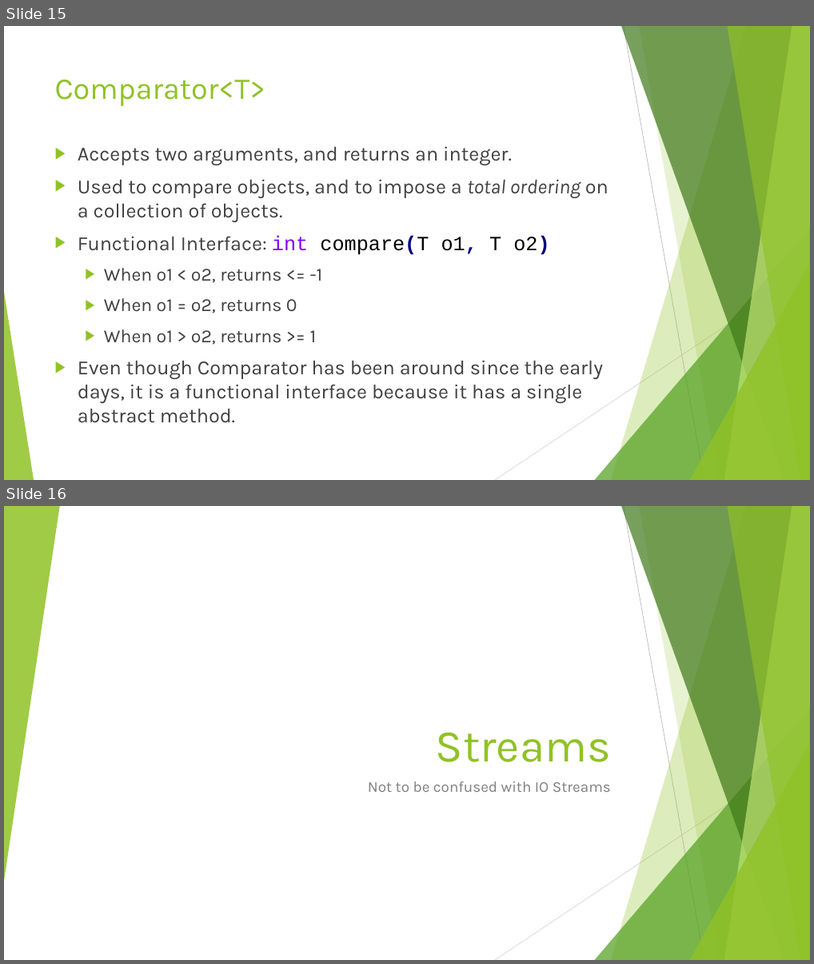
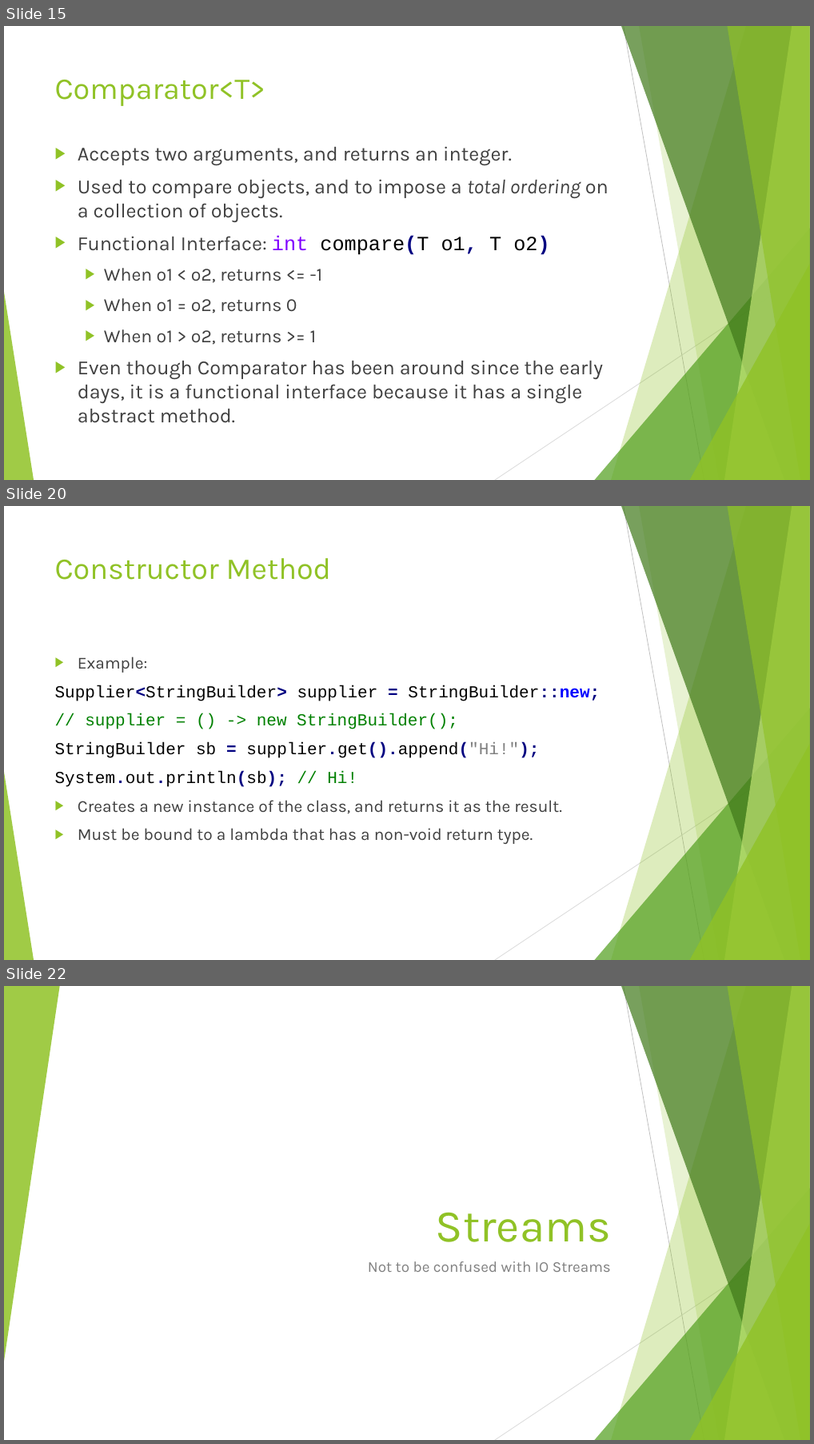
Before and after one commit to RichardRoda/2017-CodePaLOUsa-Lambda, a slide deck: Learning to Love the Lambda in the Stream.pptx. Shown one above the other, each under a label of ours: slides 15 and 16 before the commit, slides 15, 20 and 22 after it; the slides between them are not shown. The pictures are 814x964 and 814x1444 pixels, drawn with LibreOffice and Linux fonts; fonts in the diff are those of the drawing. Boxes give left, top, right and bottom in pixels: in the first picture for what was removed or moved away, otherwise in the second. Text is boxed around its words. In the diff, an @@ line names an element or a change of style, - is before the commit and + after.

```diff
--- a/Learning to Love the Lambda in the Stream.pptx
+++ b/Learning to Love the Lambda in the Stream.pptx
@@ slide 20 added at bbox=[4, 506, 810, 960], background #FFFFFF; not listed: 10 template elements that a slide beside it also shows @@
@@ title added at bbox=[55, 558, 331, 580], 36 pt, text #90C226 @@
+Constructor Method
@@ text added at bbox=[55, 656, 600, 844], 20 pt, text #404040 @@
+▶ Example:
+Supplier<StringBuilder> supplier = StringBuilder::new;
+// supplier = () -> new StringBuilder();
+StringBuilder sb = supplier.get().append("Hi!");
+System.out.println(sb); // Hi!
+▶ Creates a new instance of the class, and returns it as the result.
+▶ Must be bound to a lambda that has a non-void return type.
@@ what was slide 16 is now slide 22 @@
```
Also in this commit, not shown: 7 slides changed, 6 other slides added, 2 other files.
